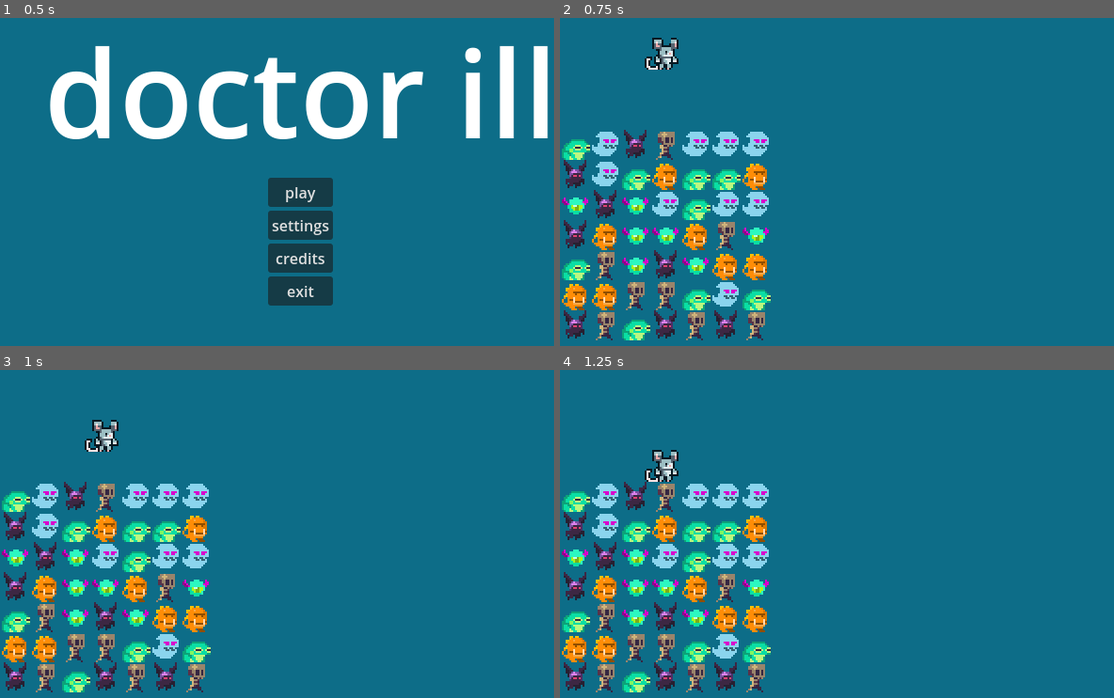
Above: before the commit, frames 1-4 (two rows, left to right).
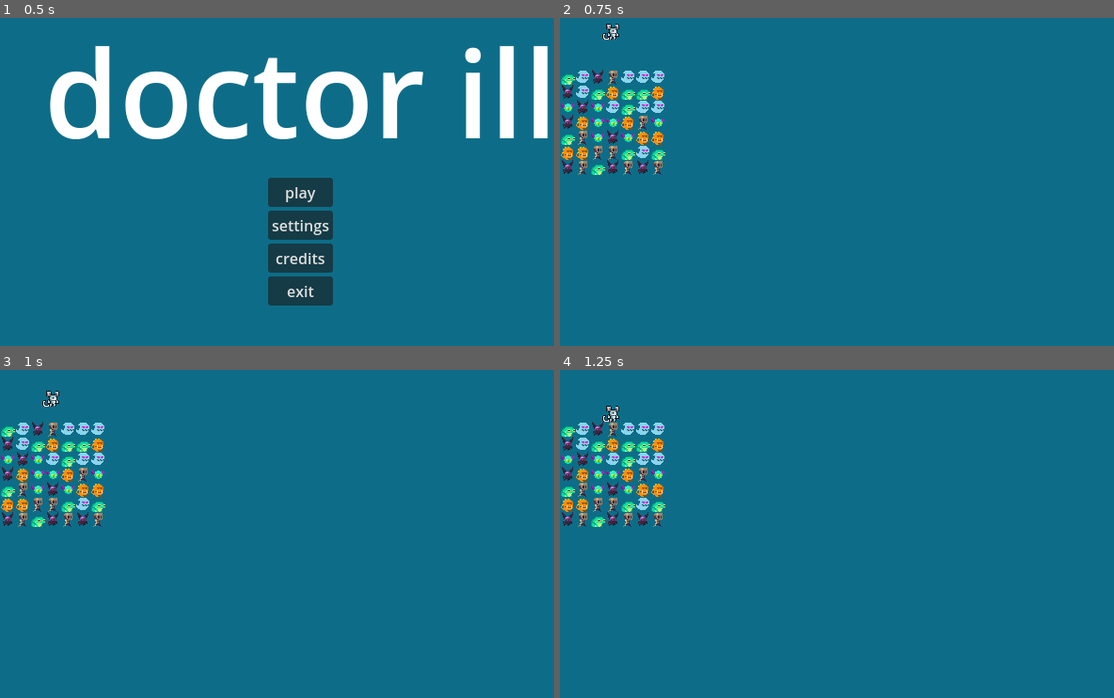
Above: after the commit, the same moments.

Repository: BoatsandJoes/doctor-ill
Game: Godot game, scene res://scenes/main.tscn
The game is run twice, just before and just after one commit, with the same random seed, the same clock (stepped at 60 frames per second) and the same inputs. Sound files missing from this copy of the repository are replaced by a short silence.
Inputs:
- Up to frame 1 (0.5 s): no input
- Up to frame 2 (0.75 s): click "play" at 0.5 s
- Up to frame 3 (1 s): no input
- Up to frame 4 (1.25 s): no input

Frame 1 is identical in both runs. In frame 2, 13% of the frame differs, in the area x 0-39%, y 1-99%; in frame 3, 13%; in frame 4, 13%.

Commit message:
Add kick. Made everybody 16x16 again.

Diff:
--- a/project.godot
+++ b/project.godot
@@ -68,6 +68,8 @@
 , Object(InputEventKey,"resource_local_to_scene":false,"resource_name":"","device":-1,"window_id":0,"alt_pressed":false …(183 unchanged characters)…
 , Object(InputEventKey,"resource_local_to_scene":false,"resource_name":"","device":-1,"window_id":0,"alt_pressed":false …(183 unchanged characters)…
 , Object(InputEventJoypadButton,"resource_local_to_scene":false,"resource_name":"","device":-1,"button_index":0,"pressure":0.0,"pressed":true,"script":null)
+, Object(InputEventKey,"resource_local_to_scene":false,"resource_name":"","device":-1,"window_id":0,"alt_pressed":false,"shift_pressed":false,"ctrl_pressed":false,"meta_pressed":false,"pressed":false,"keycode":0,"physical_keycode":32,"key_label":0,"unicode":32,"location":0,"echo":false,"script":null)
+, Object(InputEventKey,"resource_local_to_scene":false,"resource_name":"","device":-1,"window_id":0,"alt_pressed":false,"shift_pressed":false,"ctrl_pressed":false,"meta_pressed":false,"pressed":false,"keycode":0,"physical_keycode":4194309,"key_label":0,"unicode":0,"location":0,"echo":false,"script":null)
 ]
 }
 cancel={
@@ -77,6 +79,7 @@
 , Object(InputEventKey,"resource_local_to_scene":false,"resource_name":"","device":-1,"window_id":0,"alt_pressed":false …(187 unchanged characters)…
 , Object(InputEventKey,"resource_local_to_scene":false,"resource_name":"","device":-1,"window_id":0,"alt_pressed":false …(183 unchanged characters)…
 , Object(InputEventJoypadButton,"resource_local_to_scene":false,"resource_name":"","device":-1,"button_index":1,"pressure":0.0,"pressed":true,"script":null)
+, Object(InputEventKey,"resource_local_to_scene":false,"resource_name":"","device":-1,"window_id":0,"alt_pressed":false,"shift_pressed":false,"ctrl_pressed":false,"meta_pressed":false,"pressed":false,"keycode":0,"physical_keycode":4194308,"key_label":0,"unicode":0,"location":0,"echo":false,"script":null)
 ]
 }
 pick_up_one={
@@ -106,6 +109,13 @@
 , Object(InputEventJoypadButton,"resource_local_to_scene":false,"resource_name":"","device":-1,"button_index":2,"pressure":0.0,"pressed":true,"script":null)
 ]
 }
+kick={
+"deadzone": 0.2,
+"events": [Object(InputEventKey,"resource_local_to_scene":false,"resource_name":"","device":-1,"window_id":0,"alt_pressed":false,"shift_pressed":false,"ctrl_pressed":false,"meta_pressed":false,"pressed":false,"keycode":0,"physical_keycode":32,"key_label":0,"unicode":32,"location":0,"echo":false,"script":null)
+, Object(InputEventKey,"resource_local_to_scene":false,"resource_name":"","device":-1,"window_id":0,"alt_pressed":false,"shift_pressed":false,"ctrl_pressed":false,"meta_pressed":false,"pressed":false,"keycode":0,"physical_keycode":4194438,"key_label":0,"unicode":48,"location":0,"echo":false,"script":null)
+, Object(InputEventJoypadButton,"resource_local_to_scene":false,"resource_name":"","device":-1,"button_index":3,"pressure":0.0,"pressed":true,"script":null)
+]
+}
 
 [rendering]
 
--- a/scenes/gameObjects/board.gd
+++ b/scenes/gameObjects/board.gd
@@ -8,7 +8,7 @@
 var players: Array[Player] = []
 var depth: int = -1
 var board: Array
-var tilePixels: int = 32
+var tilePixels: int = 16
 var paramsList: Array[Dictionary] = [
 	{&"width": 7, &"height": 7, &"buffer": 4, &"types": [Omni, Diag], &"colors": 3}
 ]
@@ -87,6 +87,7 @@
 		var piece: Piece = board[i]
 		var belowIndex: int = i + currentParams[&"width"]
 		if piece != null:
+			#todo delay fall if player is moving under or away. If away, stack fall timer
 			if belowIndex < board.size() && board[belowIndex] == null:
 				piece.fallingCounter = piece.fallingCounter - delta
 				if piece.fallingCounter <= 0:
--- a/scenes/gameObjects/pieces/Diag.tscn
+++ b/scenes/gameObjects/pieces/Diag.tscn
@@ -6,6 +6,5 @@
 script = ExtResource("1_hektf")
 
 [node name="Sprite2D" type="Sprite2D" parent="."]
-scale = Vector2(2, 2)
 
 [node name="AnimationPlayer" type="AnimationPlayer" parent="."]
--- a/scenes/gameObjects/pieces/Omni.tscn
+++ b/scenes/gameObjects/pieces/Omni.tscn
@@ -7,7 +7,6 @@
 script = ExtResource("1_nqqi1")
 
 [node name="Sprite2D" type="Sprite2D" parent="."]
-scale = Vector2(2, 2)
 texture = ExtResource("2_he0yv")
 
 [node name="AnimationPlayer" type="AnimationPlayer" parent="."]
--- a/scenes/gameObjects/pieces/omni.gd
+++ b/scenes/gameObjects/pieces/omni.gd
@@ -3,7 +3,8 @@
 
 var monsterSkins: Array[Dictionary] = [{&"name": "frog", &"frames": 3},
 {&"name": "dino", &"frames": 4},
-{&"name": "skeleton", &"frames": 4}]
+{&"name": "skeleton", &"frames": 4},
+{&"name": "slime", &"frames": 3}]
 
 func _ready() -> void:
 	pass
--- a/scenes/gameObjects/player.gd
+++ b/scenes/gameObjects/player.gd
@@ -11,6 +11,7 @@
 var bufferedPickUpOne: bool = false
 var bufferedPickUpStack: bool = false
 var bufferedCycle: bool = false
+var bufferedKick: bool = false
 
 func _ready() -> void:
 	$Sprite2D.position = defaultPosition
@@ -22,3 +23,5 @@
 		bufferedPickUpStack = true
 	elif(event.is_action_pressed("cycle")):
 		bufferedCycle = true
+	elif(event.is_action_pressed("kick")):
+		bufferedKick = true;
--- a/scenes/gameObjects/player.tscn
+++ b/scenes/gameObjects/player.tscn
@@ -7,7 +7,6 @@
 script = ExtResource("1_vihax")
 
 [node name="Sprite2D" type="Sprite2D" parent="."]
-scale = Vector2(2, 2)
 texture = ExtResource("2_xdgp7")
 hframes = 4
 vframes = 9
--- a/scripts/generator.gd
+++ b/scripts/generator.gd
@@ -11,6 +11,8 @@
 	for typeIndex in range(params[&"types"].size()):
 		for i in range(numEachMonster):
 			var monster: Piece = params[&"types"][typeIndex].instantiate()
+			#todo use distinct colors if there are two instances of the same monster type
+			# (maybe change input format to take a different number of colors for each type. That would be best)
 			monster.set_type(i % params[&"colors"])
 			bag.append(monster)
 	for rowIndex in range(params[&"buffer"]):
